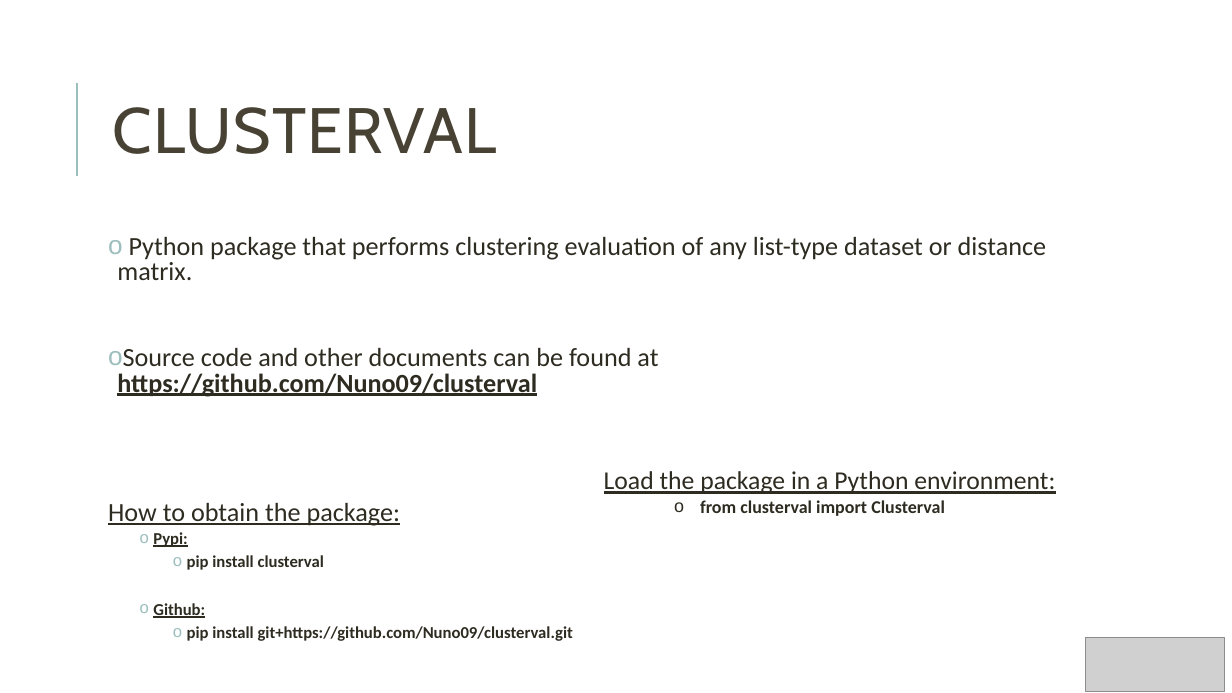
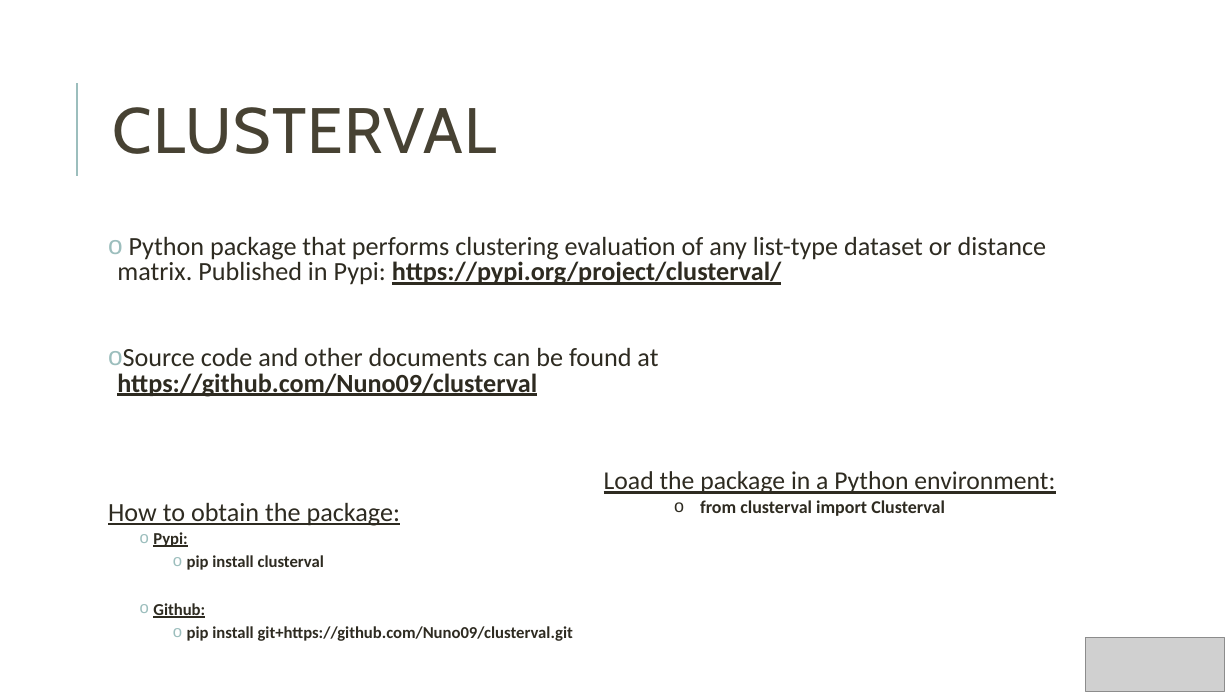
Before and after one commit to Nuno09/MscThesis, a slide deck: slide 24 of Dissertacao/apresentação_tese.pptx. Drawn at 1232x693 pixels with LibreOffice and Linux fonts; fonts in the diff are those of the drawing; grey boxes stand for pictures. Boxes give left, top, right and bottom in pixels: in the first picture for what was removed or moved away, otherwise in the second. Text is boxed around its words. In the diff, an @@ line names an element or a change of style, - is before the commit and + after.

Commit message:
updated presentation

```diff
--- a/Dissertacao/apresentação_tese.pptx
+++ b/Dissertacao/apresentação_tese.pptx
@@ text at <box>117,237,1047,285</box>: text changed @@
-o Python package that performs clustering evaluation of any list-type dataset or distance matrix.
+o Python package that performs clustering evaluation of any list-type dataset or distance matrix. Published in Pypi: https://pypi.org/project/clusterval/
```
Also in this commit, not shown: 6 other slides changed.
